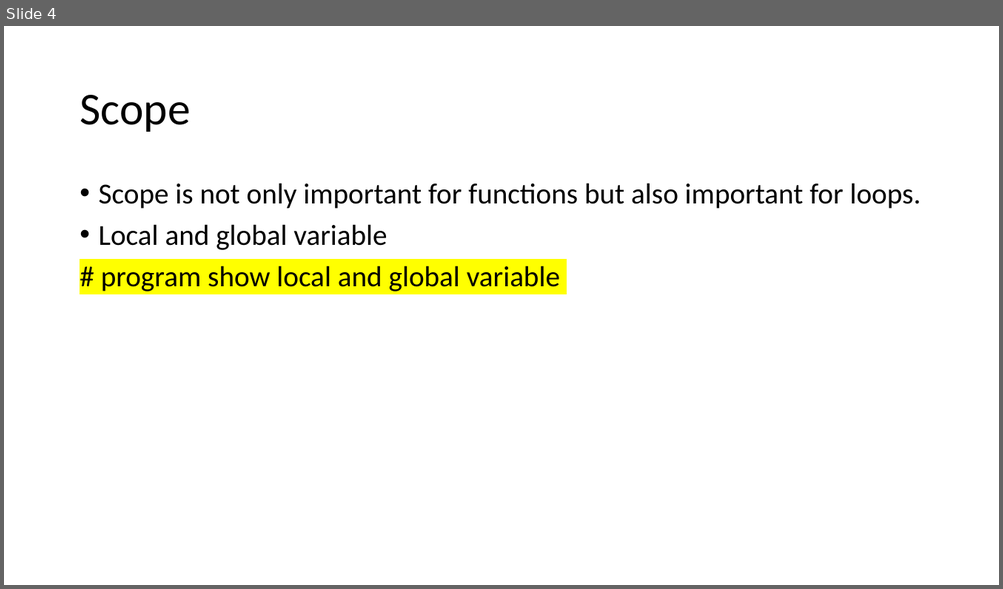
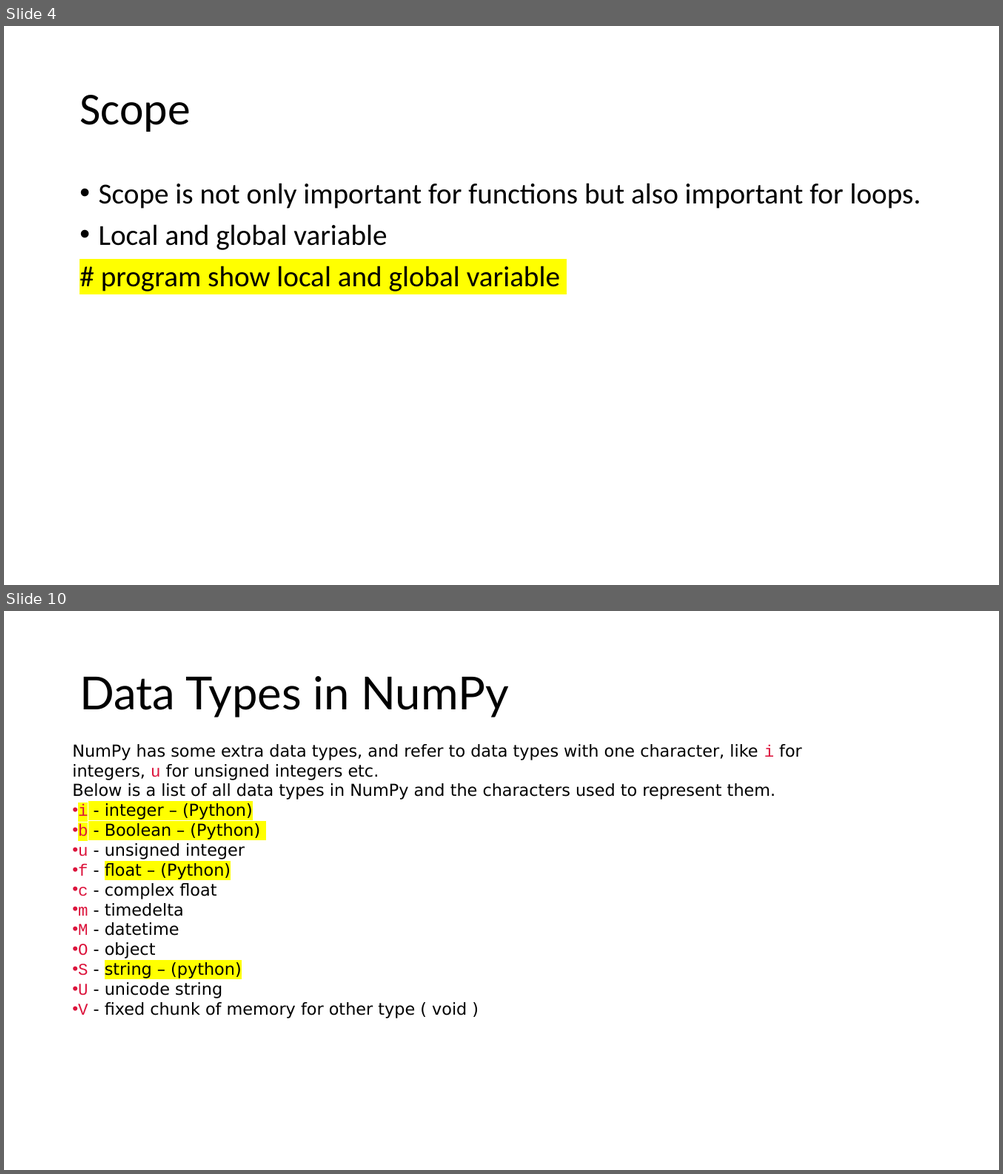
Before and after one commit to LuyangYin1/Python-for-everyone, a slide deck: class-2/Class – 2.pptm. Shown one above the other, each under a label of ours: slide 4 before the commit, slides 4 and 10 after it; the slides between them are not shown. The pictures are 1003x589 and 1003x1174 pixels, drawn with LibreOffice and Linux fonts; fonts in the diff are those of the drawing. Boxes give left, top, right and bottom in pixels: in the first picture for what was removed or moved away, otherwise in the second. Text is boxed around its words. In the diff, an @@ line names an element or a change of style, - is before the commit and + after.

```diff
--- a/class-2/Class – 2.pptm
+++ b/class-2/Class – 2.pptm
@@ slide 10 added at (x1=4, y1=611, x2=999, y2=1170), background #FFFFFF @@
@@ title added at (x1=79, y1=676, x2=509, y2=718), 44 pt, text #000000 @@
+Data Types in NumPy
@@ text added at (x1=72, y1=744, x2=802, y2=1019), 16 pt, text #000000 @@
+NumPy has some extra data types, and refer to data types with one character, like i for integers, u for unsigned integers etc.
+Below is a list of all data types in NumPy and the characters used to represent them.
+• i - integer – (Python)
+• b - Boolean – (Python)
+• u - unsigned integer
+• f - float – (Python)
+• c - complex float
+• m - timedelta
+• M - datetime
+• O - object
+• S - string – (python)
+• U - unicode string
+• V - fixed chunk of memory for other type ( void )
```
Also in this commit, not shown: 7 other slides added.
